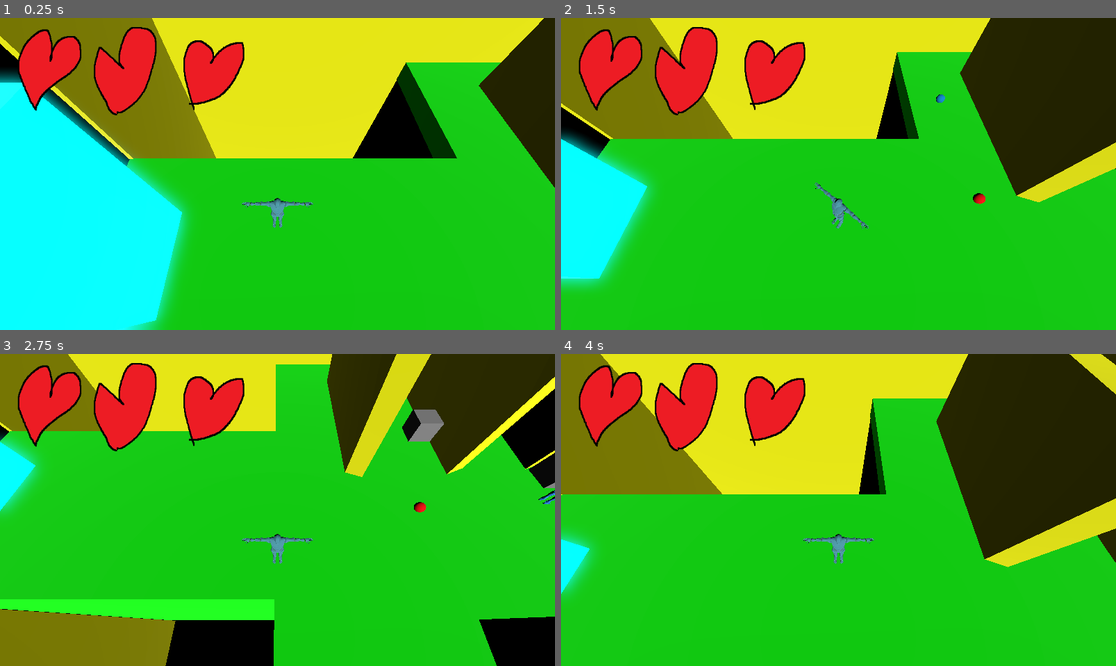
Above: before the commit, frames 1-4 (two rows, left to right).
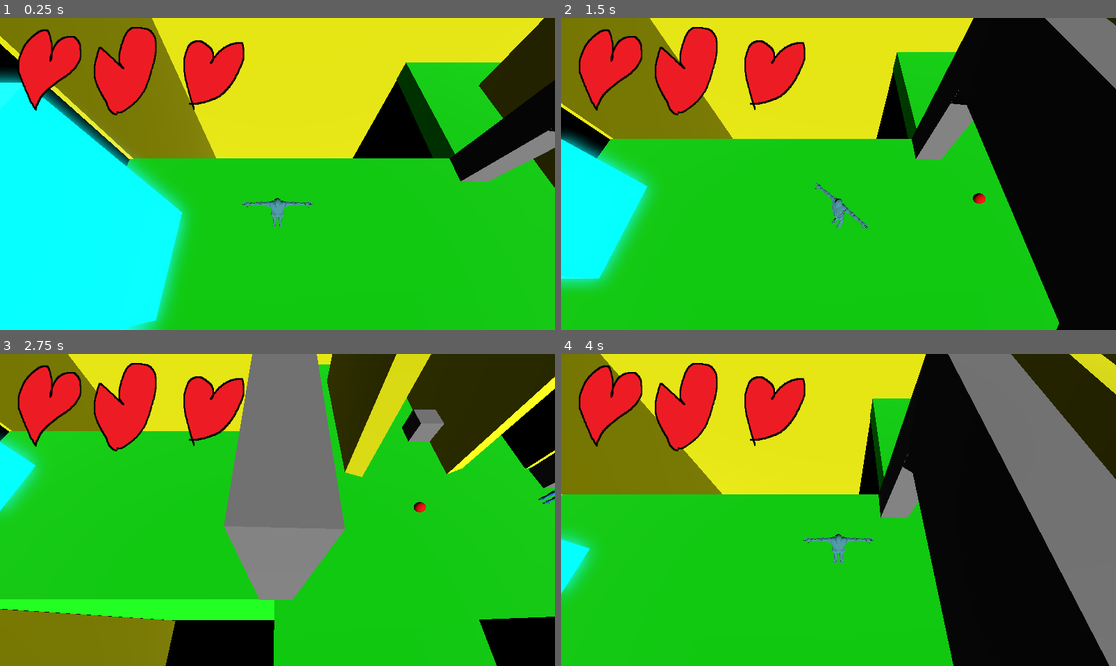
Above: after the commit, the same moments.

Repository: Alvin-Cha/Game-Skripsi
Game: Godot game, scene res://scenes/main/world.tscn
Two runs of this game, one before a commit and one after it. Both use one fixed random seed, a clock stepped at 60 frames per second and the inputs below.
Inputs (mouse positions are in pixels of both pictures, inside the frame that each line leads up to):
- Up to frame 1 (0.25 s): no input
- Up to frame 2 (1.5 s): tap Enter (ui_accept) at 0.5, 0.77 s; move the mouse to (960, 158) at 0.52 s; hold D 0.53-1.28 s; tap F at 0.6, 1.35 s; click (960, 158) at 0.67 s; move the mouse to (727, 189) at 1.27 s; hold S from 1.28 s (still down)
- Up to frame 3 (2.75 s): tap Enter (ui_accept) at 1.52 s; move the mouse to (333, 441) at 2.02 s; release S at 2.03 s; hold D from 2.03 s (still down); tap F at 2.1 s
- Up to frame 4 (4 s): move the mouse to (810, 572) at 2.77 s; release D at 2.78 s; hold W 2.78-3.53 s; tap F at 2.85, 3.6 s; click (810, 572) at 2.92 s; tap Enter (ui_accept) at 3.02, 3.77 s; move the mouse to (1005, 556) at 3.52 s; hold A from 3.53 s (still down)

The runs differ from the first frame. In frame 1, 3.1% of the frame differs, in the area x 80-100%, y 19-54%; in frame 2, 23%; in frame 3, 13%; in frame 4, 32%, in the area x 57-100%, y 0-100%.

Commit message:
Update world.tscn

Diff:
--- a/scenes/main/world.tscn
+++ b/scenes/main/world.tscn
@@ -327,3 +327,23 @@
 [node name="PlaceholderBox15" type="MeshInstance3D" parent="Placeholders" unique_id=1459980342]
 transform = Transform3D(1, 0, 0, 0, 1, 0, 0, 0, 1, 0, 1.3966734, 1.1078367)
 mesh = SubResource("BoxMesh_riqys")
+
+[node name="Gate" type="CSGCombiner3D" parent="Placeholders" unique_id=783710710]
+transform = Transform3D(-0.08190802, 0.020699559, -0.9964249, -0.0015782127, 0.99978036, 0.020898992, 0.99663866, 0.003284352, -0.08185735, -11.333342, 1.3806262, 2.4080496)
+
+[node name="CSGBox3D" type="CSGBox3D" parent="Placeholders/Gate" unique_id=1476538714]
+transform = Transform3D(0.99796593, -0.0013355154, 0.06373572, 0.0013290131, 1, 0.00014305595, -0.063734904, -5.8372432e-05, 0.99796987, -0.45730615, 2.0652568, -0.054636955)
+size = Vector3(7.593628, 5.2442627, 1)
+
+[node name="CSGBox3D2" type="CSGBox3D" parent="Placeholders/Gate" unique_id=1767521360]
+transform = Transform3D(0.99778086, -0.0013960759, 0.066619456, 0.0013890681, 1, 0.00015156023, -0.0666188, -5.8716527e-05, 0.9977764, -0.48767614, 1.118779, 0.014224052)
+operation = 2
+size = Vector3(5.4641724, 3.2432861, 1.164917)
+
+[node name="CSGBox3D3" type="CSGBox3D" parent="Placeholders/Gate" unique_id=843912089]
+transform = Transform3D(0.6766123, 0.7331257, 0.06880497, -0.73427474, 0.67877376, -0.011610342, -0.055213206, -0.042664647, 0.9975617, 2.3334641, 2.7759314, -0.23568344)
+size = Vector3(1, 1, 0.9853749)
+
+[node name="CSGBox3D4" type="CSGBox3D" parent="Placeholders/Gate" unique_id=1468741671]
+transform = Transform3D(0.61613256, 0.78560734, 0.05687041, -0.7871861, 0.6166891, 0.00938349, -0.027696392, -0.050544396, 0.99834085, -3.1789365, 2.9190786, 0.11872959)
+size = Vector3(1, 1, 0.9867888)
